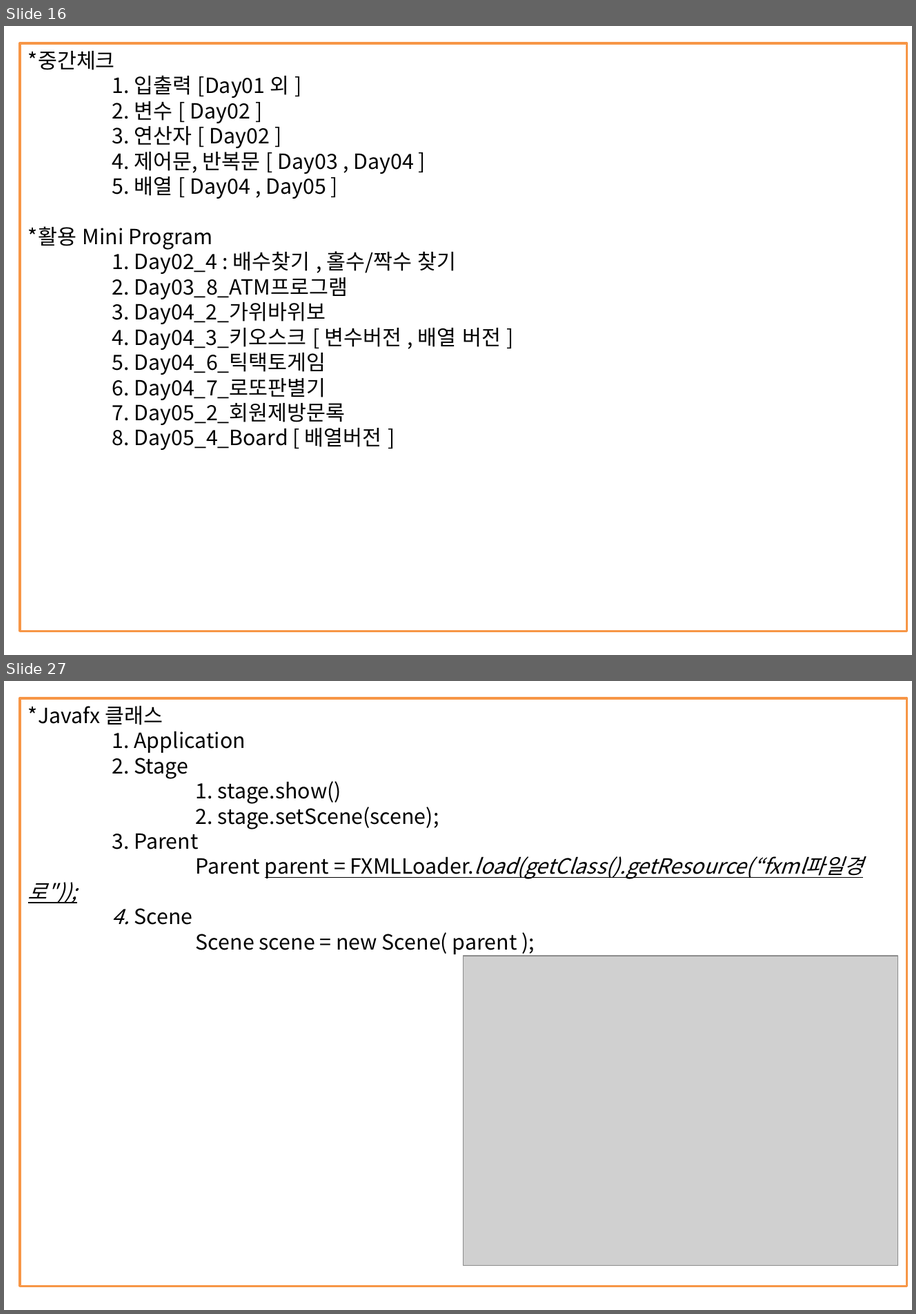
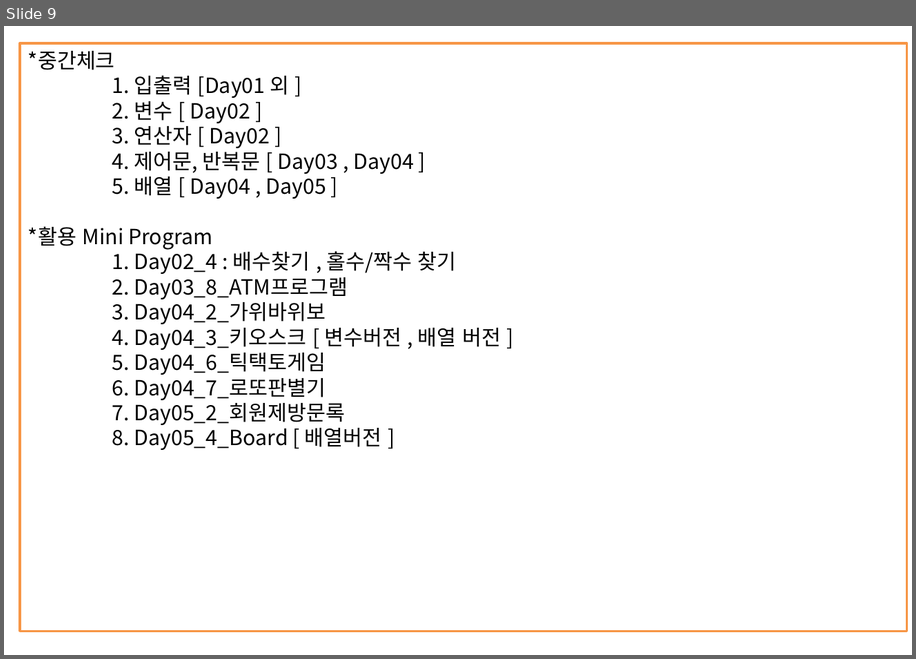
Before and after one commit to kth0027/ezen_kth, a slide deck: Study_Revise/JAVA-PPT/JAVA정리.pptx. Shown one above the other, each under a label of ours: slides 16 and 27 before the commit, slide 9 after it; the slides between them are not shown. The pictures are 916x1314 and 916x659 pixels, drawn with LibreOffice and Linux fonts; fonts in the diff are those of the drawing; grey boxes stand for pictures. Boxes give left, top, right and bottom in pixels: in the first picture for what was removed or moved away, otherwise in the second. Text is boxed around its words. In the diff, an @@ line names an element or a change of style, - is before the commit and + after.

```diff
--- a/Study_Revise/JAVA-PPT/JAVA정리.pptx
+++ b/Study_Revise/JAVA-PPT/JAVA정리.pptx
@@ slide 27 removed at (x1=4, y1=681, x2=912, y2=1310), background #FFFFFF @@
@@ rectangle removed at (x1=20, y1=699, x2=907, y2=1286) @@
-*Javafx 클래스
-1. Application
-2. Stage
-1. stage.show()
-2. stage.setScene(scene);
-3. Parent
-Parent parent = FXMLLoader.load(getClass().getResource(“fxml파일경로"));
-4. Scene
-Scene scene = new Scene( parent );
@@ picture removed at (x1=464, y1=956, x2=899, y2=1265) @@
@@ what was slide 16 is now slide 9 @@
```
Also in this commit, not shown: 3 slides changed, 14 other slides removed.
